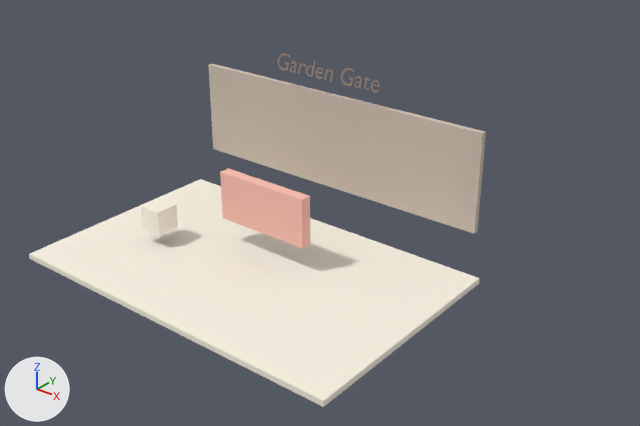
What one commit did to the Blender file blender/16_physical_puzzle.blend.
Both versions are drawn from a 50 mm lens placed at (7.3, -7.58, 5.82), pointed at (0.81, 0.53, 0.8). Every picture has the same lights, and +X, +Y and +Z are marked at lower left. The first picture is the older version.

Objects in the first picture: 'BackCard', 'GardenGate-col', 'GateBellTrigger', 'PaperFloor-col', 'TitleLabel'.
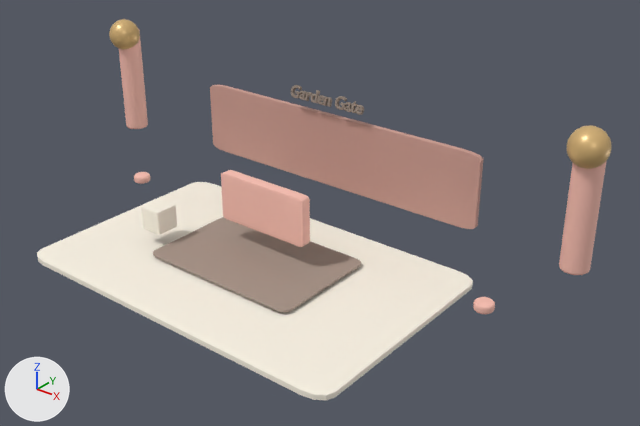
Boxes [x1, y1, x2, y2] around the edits, measured in the pictures (640 x 426 px):
'PaperFloor-col', modifiers changed: before [29, 179, 480, 407]; after [37, 182, 473, 401]
'BackCard', recoloured, moved, rescaled (15% shorter): before [208, 64, 486, 234]; after [210, 84, 483, 229]
'StageMat', added (beige): after [153, 217, 361, 312]
'PaperLantern.001', added (pink): after [559, 161, 607, 275]
'PaperLantern', added: after [119, 30, 148, 129]
'LanternGlow.001', added (beige): after [567, 125, 611, 169]
'TitleLabel', moved: before [278, 53, 379, 92]; after [291, 85, 364, 115]
'LanternGlow', added (beige): after [109, 19, 140, 50]
'CardConfetti.001', added: after [473, 297, 495, 314]
'CardConfetti', added: after [134, 172, 150, 184]

Patch to the scene script:
```diff
--- a/blender/16_physical_puzzle.blend.py
+++ b/blender/16_physical_puzzle.blend.py
@@ mat_shadow_card_015 @@
-mat_shadow_card_015 = diffuse_material('shadow_card.015')
-mat_shadow_card_015.base_color = (0.62, 0.53, 0.45)  # pale yellow #cec0b3
+mat_shadow_card_015 = principled_material('shadow_card.015')
+mat_shadow_card_015.base_color = (0.38, 0.29, 0.24)  # beige #a69386
+mat_shadow_card_015.roughness = 0.88
@@ me_cube_040 @@
 me_cube_040.from_pydata(...)  # 8 vertices, 6 faces; spans x -0.5..0.5, y -0.5..0.5, z -0.5..0.5
-me_cube_040.materials.append(mat_shadow_card_015)  # pale yellow #cec0b3
+me_cube_040.materials.append(mat_accent_dark_015)  # pink #c99a8f
@@ ob_paperfloor_col @@
 ob_paperfloor_col.scale = (5.2, 3.3, 0.08)
+_m = ob_paperfloor_col.modifiers.new('Soft paper edges', 'BEVEL')
+_m.width = 0.06
+_m.width_pct = 0.06
+_m.segments = 3
@@ ob_backcard @@
 ob_backcard = bpy.data.objects.new('BackCard', me_cube_040)
-ob_backcard.location = (0.0, 1.82, 1.2)
-ob_backcard.scale = (4.8, 0.08, 1.4)
+ob_backcard.location = (0.0, 1.82, 1.06)
+ob_backcard.scale = (4.8, 0.08, 1.08)
@@ ob_titlelabel @@
 ob_titlelabel = bpy.data.objects.new('TitleLabel', txt_text_015)
-ob_titlelabel.location = (0.0, 1.68, 2.25)
+ob_titlelabel.location = (0.0, 1.68, 1.86)
 ob_titlelabel.rotation_euler = (1.257, 0.0, 0.0)  # degrees (72, 0, 0)
@@ ob_cardconfetti_001 @@
+ob_cardconfetti_001 = bpy.data.objects.new('CardConfetti.001', me_cylinder_065)  # a 32-sided cylinder along z spanning x -0.13..0.13, y -0.13..0.13, z -0.06..0.06; in mat_accent_015 (pink #f8bfb1); modifiers BEVEL
+ob_cardconfetti_001.location = (3.1, 0.85, 0.12)
@@ ob_cardconfetti @@
+ob_cardconfetti = bpy.data.objects.new('CardConfetti', me_cylinder_065.copy())  # modifiers BEVEL
+ob_cardconfetti.location = (-3.1, 0.85, 0.12)
@@ ob_lanternglow_001 @@
+ob_lanternglow_001 = bpy.data.objects.new('LanternGlow.001', me_sphere_044)  # a UV sphere (24 segments, 12 rings, poles along z) spanning x -0.24..0.24, y -0.24..0.24, z -0.24..0.24; in mat_warm_brass_015 (beige #ddb87c)
+ob_lanternglow_001.location = (3.9, 1.42, 2.2)
@@ ob_paperlantern_001 @@
+ob_paperlantern_001 = bpy.data.objects.new('PaperLantern.001', me_cylinder_063)  # 64 vertices, 34 faces; spans x -0.18..0.18, y -0.18..0.18, z -0.82..0.82; in mat_accent_015 (pink #f8bfb1); modifiers BEVEL
+ob_paperlantern_001.location = (3.9, 1.5, 1.45)
@@ ob_lanternglow @@
+ob_lanternglow = bpy.data.objects.new('LanternGlow', me_sphere_044.copy())
+ob_lanternglow.location = (-3.9, 1.42, 2.2)
@@ ob_paperlantern @@
+ob_paperlantern = bpy.data.objects.new('PaperLantern', me_cylinder_063.copy())  # modifiers BEVEL
+ob_paperlantern.location = (-3.9, 1.5, 1.45)
@@ ob_stagemat @@
+ob_stagemat = bpy.data.objects.new('StageMat', me_cube_056)  # a box spanning x -0.5..0.5, y -0.5..0.5, z -0.5..0.5; in mat_shadow_card_015 (beige #a69386); modifiers BEVEL
+ob_stagemat.location = (0.0, 0.15, 0.01)
+ob_stagemat.scale = (2.45, 1.65, 0.025)
```
